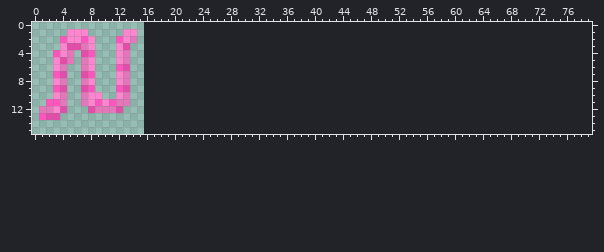
One commit to this sprite sheet: assets/tiles/bait.png. That is the earlier state.
The file is 16x16 pixels. Colours within 5 levels of each other are drawn and written as one. The old version is drawn lined up with the new one, on the new canvas.
After:
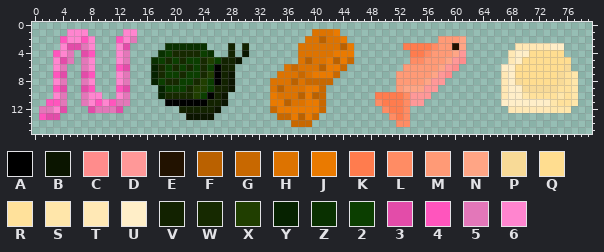
Palette (. is transparent): A #000000  B #0b1500  C #ff8c8c  D #ff9898  E #221200  F #ba6100  G #c86800  H #dd7300  J #ea7a00  K #ff7c4e  L #ff8c64  M #ff9a76  N #ffa585  P #f8da97  Q #ffdd90  R #ffe19b  S #ffe6aa  T #ffe8b5  U #ffeec8  V #122200  W #162900  X #203e00  Y #062200  Z #093000  2 #0b3e00  3 #e34ca9  4 #ff55bd  5 #e377b9  6 #ff85cf
Log entry: Add some fishing rods and baits
Diff:
{"change": "canvas 16x16 -> 80x16"}
{"y":1,"x":40,"old":"....","new":"HHHJ"}
{"y":2,"x":39,"old":"......","new":"HHFHHJ"}
{"y":2,"x":58,"old":"....","new":"MMMN"}
{"y":3,"x":19,"old":"......","new":"ZZZZZZ"}
{"y":3,"x":28,"old":".","new":"V"}
{"y":3,"x":30,"old":".","new":"V"}
{"y":3,"x":38,"old":"........","new":"HHHHHHFJ"}
{"y":3,"x":53,"old":".........","new":"KKKKLMMEN"}
{"y":3,"x":69,"old":".......","new":"TTTTTUU"}
{"y":4,"x":18,"old":"........","new":"Z2WWWW2Z"}
{"y":4,"x":28,"old":".","new":"V"}
{"y":4,"x":30,"old":".","new":"B"}
{"y":4,"x":38,"old":"........","new":"HHHHHJJJ"}
{"y":4,"x":54,"old":"........","new":"KKLMMMND"}
{"y":4,"x":68,"old":"........","new":"TUUQQQQQ"}
{"y":5,"x":17,"old":".............","new":"Z2W2W22WX2VVB"}
{"y":5,"x":38,"old":"........","new":"HFHHJFJG"}
{"y":5,"x":54,"old":"........","new":"LLMMMNDC"}
{"y":5,"x":68,"old":".........","new":"TUQQQQQQQ"}
{"y":6,"x":17,"old":"............","new":"YW2W2W2W2AVV"}
{"y":6,"x":36,"old":".........","new":"HGHHHFJJG"}
{"y":6,"x":53,"old":"........","new":"MMMMMNDC"}
{"y":6,"x":67,"old":"..........","new":"UUQQQQQQQP"}
{"y":7,"x":17,"old":"............","new":"YW22W22WXAVB"}
{"y":7,"x":35,"old":".........","new":"HHHGHJJJG"}
{"y":7,"x":52,"old":"........","new":"MMMMMNDC"}
{"y":7,"x":67,"old":"...........","new":"TUQQQQQQPRS"}
{"y":8,"x":17,"old":"............","new":"Y2WW22WX2AVB"}
{"y":8,"x":34,"old":".........","new":"HHHFHGGGG"}
{"y":8,"x":52,"old":".......","new":"MMMMNDD"}
{"y":8,"x":67,"old":"...........","new":"TUPQQQQQPRS"}
{"y":9,"x":18,"old":"...........","new":"Y222WXX2VVB"}
{"y":9,"x":34,"old":"........","new":"HFHHHJJG"}
{"y":9,"x":52,"old":"......","new":"MNNNDD"}
{"y":9,"x":67,"old":"...........","new":"TUUPPPPPRRS"}
{"y":10,"x":18,"old":"..........","new":"YWWWWX2AVB"}
{"y":10,"x":34,"old":"........","new":"JHHHFJFG"}
{"y":10,"x":49,"old":"........","new":"KKKKLDDD"}
{"y":10,"x":67,"old":"...........","new":"TUUSRRRRSRS"}
{"y":11,"x":19,"old":".........","new":"AAAAAAVVB"}
{"y":11,"x":34,"old":"........","new":"JJFHHJJG"}
{"y":11,"x":49,"old":".......","new":"LKKKLDD"}
{"y":11,"x":67,"old":"...........","new":"UUUUUUUSRRS"}
{"y":12,"x":21,"old":"......","new":"VVVVVB"}
{"y":12,"x":34,"old":"........","new":"GJJJJJJG"}
{"y":12,"x":50,"old":"....","new":"LKKL"}
{"y":12,"x":68,"old":".........","new":"TTTTTTSSS"}
{"y":13,"x":22,"old":"....","new":"BBBB"}
{"y":13,"x":35,"old":"......","new":"GGJFJG"}
{"y":13,"x":51,"old":"...","new":"LKL"}
{"y":14,"x":37,"old":"...","new":"GGG"}
{"y":14,"x":52,"old":"..","new":"LL"}
